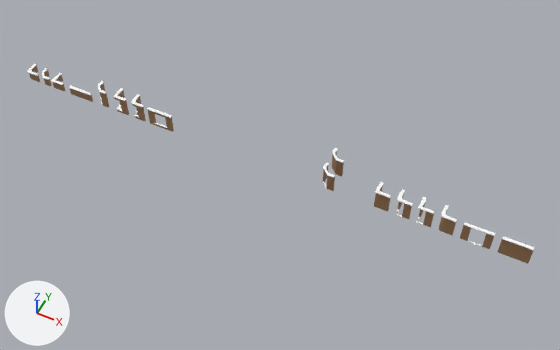
A saved change to the Blender file WallAsset/WallAsset.blend.
The view is the same before and after, from a 50 mm camera at (26.5, -65.3, 81.0) aimed at (-5.5, -1.2, 0.9). Every picture has the same lights, and +X, +Y and +Z are marked at lower left.

The scene before the commit, as lines of its bpy script (objects in view):
```python
ob_sm_200x150_halfwall_corner = bpy.data.objects.new('SM_200x150_HalfWall_Corner', me_halfwall_corner)
ob_sm_200x150_halfwall_corner.location = (-23.36, -8.8, 0.0)
ob_sm_200x150_halfwall_curvecorner = bpy.data.objects.new('SM_200x150_HalfWall_CurveCorner', me_halfwall_curvecorner)
ob_sm_200x150_halfwall_curvecorner.location = (-28.21, -16.32, 0.0)
ob_sm_200x300_basicwall_curvecorner = bpy.data.objects.new('SM_200x300_BasicWall_CurveCorner', me_basicwall_curvecorner)
ob_sm_200x300_basicwall_curvecorner.location = (17.0, 0.0, 0.0)
ob_sm_200x300_window_bevelcorner = bpy.data.objects.new('SM_200x300_Window_BevelCorner', me_window_bevelcorner)
ob_sm_200x300_window_bevelcorner.location = (-31.99, 3.46, 0.0)
ob_sm_200x300_window_corner = bpy.data.objects.new('SM_200x300_Window_Corner', me_window_corner)
ob_sm_200x300_window_corner.location = (-25.44, 3.3, 0.0)
ob_sm_200x300_window_curvecorner = bpy.data.objects.new('SM_200x300_Window_CurveCorner', me_window_curvecorner)
ob_sm_200x300_window_curvecorner.location = (-28.66, 2.99, 0.0)
ob_sm_400x150_halfwall = bpy.data.objects.new('SM_400x150_HalfWall', me_halfwall)
ob_sm_400x150_halfwall.location = (-19.59, -6.04, 0.0)
ob_sm_400x300_basicwall = bpy.data.objects.new('SM_400x300_BasicWall', me_basicwall)
ob_sm_400x300_basicwall.location = (25.0, 0.0, 0.0)
ob_sm_400x300_window = bpy.data.objects.new('SM_400x300_Window', me_window)
ob_sm_400x300_window.location = (-19.59, -0.09, 0.0)
# also in view: 'SM_200x300_BasicWall_Corner' at (9.0, 0.9, 2.0); 'SM_400x300_HighWindow' at (22.0, 0.1, 1.6)
```
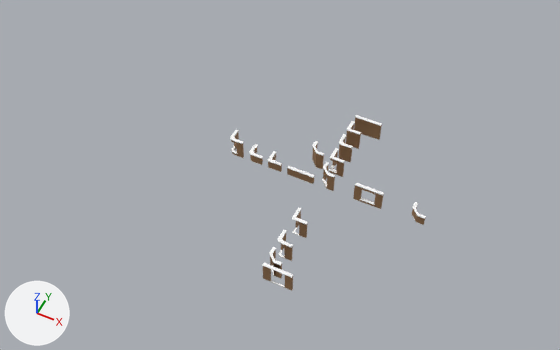
Pixel boxes [x1, y1, x2, y2] of what changed, in the pictures (560 x 350 px):
'SM_400x300_BasicWall', moved
    before: [497, 236, 535, 264]
    after: [354, 115, 382, 140]
'SM_400x300_HighWindow', moved
    before: [460, 222, 495, 250]
    after: [262, 263, 293, 291]
'SM_400x300_Window', moved
    before: [147, 107, 174, 132]
    after: [353, 183, 384, 209]
'SM_200x300_BasicWall_Corner', moved
    before: [374, 182, 391, 212]
    after: [346, 121, 361, 149]
'SM_200x300_BasicWall_CurveCorner', moved
    before: [439, 205, 457, 236]
    after: [338, 134, 353, 163]
'SM_200x300_HighWindow_Corner', moved
    before: [416, 197, 435, 228]
    after: [292, 207, 308, 238]
'SM_200x300_HighWindow_CurveCorner', moved
    before: [396, 189, 413, 220]
    after: [278, 230, 293, 261]
'SM_200x300_Window_Corner', moved
    before: [113, 88, 129, 115]
    after: [329, 148, 345, 177]
'SM_200x300_Window_CurveCorner', moved
    before: [131, 94, 146, 122]
    after: [230, 130, 244, 158]
'SM_400x150_HalfWall', moved
    before: [69, 86, 93, 102]
    after: [287, 166, 315, 184]
'SM_200x300_BasicWall_BevelCorner', moved
    before: [332, 148, 344, 177]
    after: [312, 141, 324, 169]
'SM_200x300_HighWindow_BevelCorner', moved
    before: [323, 162, 335, 192]
    after: [269, 247, 282, 279]
'SM_200x300_Window_BevelCorner', moved
    before: [98, 81, 109, 108]
    after: [322, 162, 335, 191]
'SM_200x150_HalfWall_Corner', moved
    before: [51, 73, 65, 92]
    after: [267, 151, 282, 172]
'SM_200x150_HalfWall_CurveCorner', moved
    before: [27, 64, 40, 83]
    after: [249, 144, 263, 165]
'SM_200x150_HalfWall_BevelCorner', moved
    before: [42, 68, 52, 87]
    after: [412, 202, 426, 225]

The change, as a list of edits to the scene's bpy script:
```text
Change me_halfwall:
    where me_halfwall.from_pydata(...)  # 70 vertices, 65 faces; spans x -22.49..-18.49, y 5.93..6.38, z 0.0..1.55
    me_halfwall part 1: the whole mesh is moved by (22.49, -6.04, 0.0)
Change me_halfwall_corner:
    where me_halfwall_corner.from_pydata(...)  # 84 vertices, 78 faces, 1 loose edge; spans x -22.06..-19.96, y 8.69..10.79, z 0.0..3.9
    me_halfwall_corner part 2: the whole mesh is moved by (21.96, -8.8, 0.0)
Change me_halfwall_curvecorner:
    where me_halfwall_curvecorner.from_pydata(...)  # 142 vertices, 140 faces, 2 loose edges; spans x -22.03..-19.93, y 16.21..18.31, z 0.0..3.9
    me_halfwall_curvecorner part 3: the whole mesh is moved by (21.93, -16.32, 0.0)
Change me_window:
    where me_window.from_pydata(...)  # 170 vertices, 170 faces; spans x -8.12..-4.12, y -0.01..0.44, z 0.0..3.1
    me_window part 7: the whole mesh is moved by (8.12, -0.09, 0.0)
Change me_window_corner:
    where me_window_corner.from_pydata(...)  # 180 vertices, 177 faces, 5 loose edges; spans x -8.22..-6.12, y -3.41..-1.31, z 0.0..3.9
    me_window_corner part 4: the whole mesh is moved by (8.22, 3.3, 0.0)
Change me_window_bevelcorner:
    where me_window_bevelcorner.from_pydata(...)  # 132 vertices, 133 faces, 1 loose edge; spans x -5.22..-3.12, y -3.57..-1.47, z 0.05..3.1
    me_window_bevelcorner part 5: the whole mesh is moved by (5.12, 3.46, 0.0)
Change me_window_curvecorner:
    where me_window_curvecorner.from_pydata(...)  # 262 vertices, 260 faces, 1 loose edge; spans x -2.03..0.07, y -3.1..-1.0, z 0.0..3.9
    me_window_curvecorner part 6: the whole mesh is moved by (1.93, 2.99, 0.0)
Change ob_sm_400x300_basicwall:
    ob_sm_400x300_basicwall.location: (25.0, 0.0, 0.0) -> (0.0, 12.0, 0.0)
Change ob_sm_200x300_basicwall_corner:
    ob_sm_200x300_basicwall_corner.location: (8.0, 0.0, 0.0) -> (0.0, 9.0, 0.0)
Change ob_sm_400x150_halfwall:
    ob_sm_400x150_halfwall.location: (-19.59, -6.04, 0.0) -> (-5.0, 0.0, 0.0)
Change ob_sm_400x300_highwindow:
    ob_sm_400x300_highwindow.location: (20.0, 0.0, 0.0) -> (0.0, -17.0, 0.0)
Change ob_sm_200x300_basicwall_bevelcorner:
    ob_sm_200x300_basicwall_bevelcorner.location: (0.0, 3.0, 0.0) -> (-3.0, 3.0, 0.0)
Change ob_sm_200x300_basicwall_curvecorner:
    ob_sm_200x300_basicwall_curvecorner.location: (17.0, 0.0, 0.0) -> (0.0, 6.0, 0.0)
Change ob_sm_200x150_halfwall_bevelcorner:
    ob_sm_200x150_halfwall_bevelcorner.location: (-26.04, -12.32, 0.0) -> (13.0, 0.0, 0.0)
Change ob_sm_200x150_halfwall_corner:
    ob_sm_200x150_halfwall_corner.location: (-23.36, -8.8, 0.0) -> (-8.0, 0.0, 0.0)
Change ob_sm_200x150_halfwall_curvecorner:
    ob_sm_200x150_halfwall_curvecorner.location: (-28.21, -16.32, 0.0) -> (-11.0, 0.0, 0.0)
Change ob_sm_200x300_highwindow_bevelcorner:
    ob_sm_200x300_highwindow_bevelcorner.location: (0.0, 0.0, 0.0) -> (0.0, -16.0, 0.0)
Change ob_sm_200x300_highwindow_corner:
    ob_sm_200x300_highwindow_corner.location: (14.0, 0.0, 0.0) -> (0.1, -8.9, 0.0)
Change ob_sm_200x300_highwindow_curvecorner:
    ob_sm_200x300_highwindow_curvecorner.location: (11.0, 0.0, 0.0) -> (0.0, -13.0, 0.0)
Change ob_sm_400x300_window:
    ob_sm_400x300_window.location: (-19.59, -0.09, 0.0) -> (5.0, 0.0, 0.0)
Change ob_sm_200x300_window_corner:
    ob_sm_200x300_window_corner.location: (-25.44, 3.3, 0.0) -> (0.0, 3.0, 0.0)
Change ob_sm_200x300_window_bevelcorner:
    ob_sm_200x300_window_bevelcorner.location: (-31.99, 3.46, 0.0) -> (0.0, 0.0, 0.0)
Change ob_sm_200x300_window_curvecorner:
    ob_sm_200x300_window_curvecorner.location: (-28.66, 2.99, 0.0) -> (-14.0, 0.0, 0.0)
```
